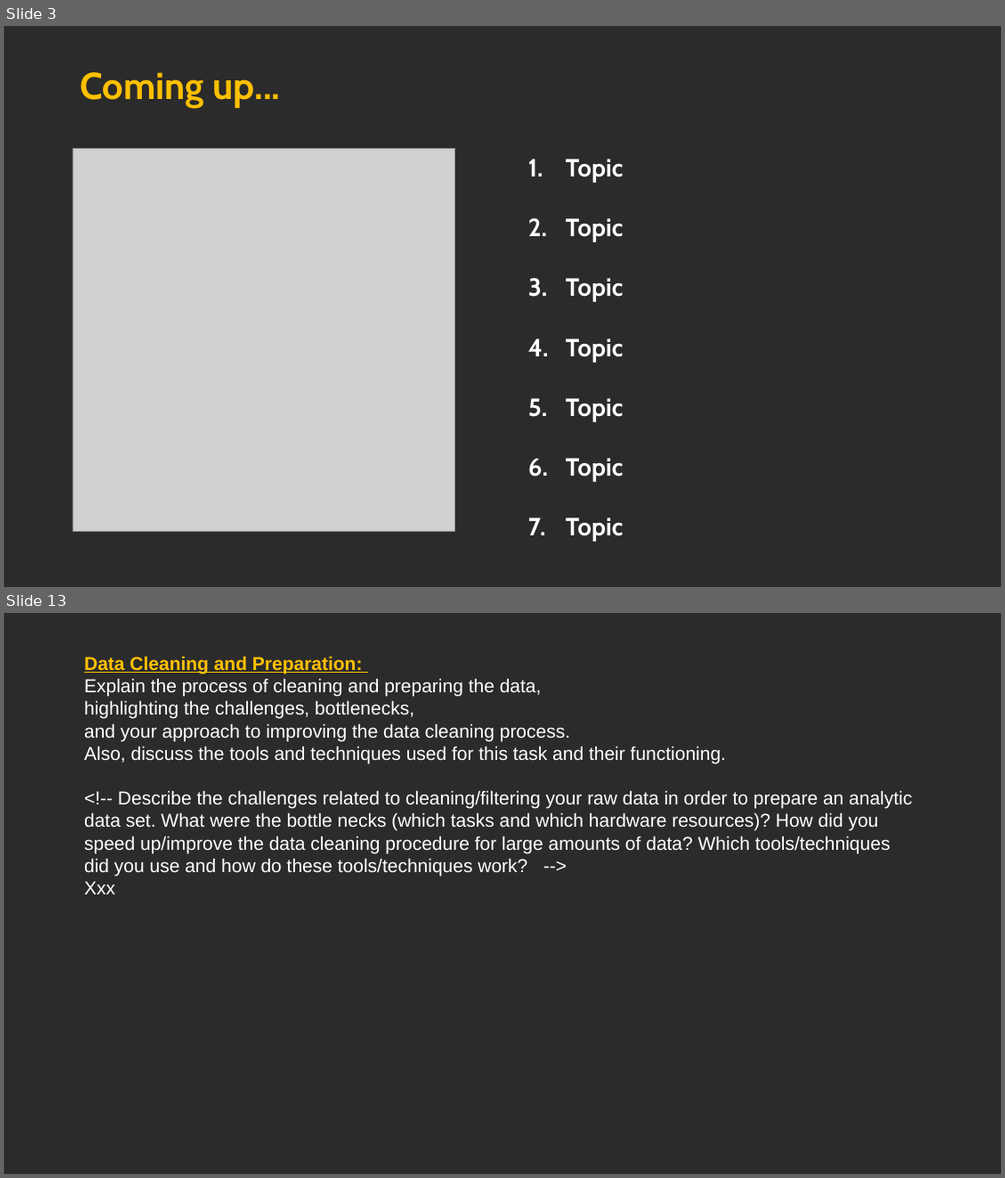
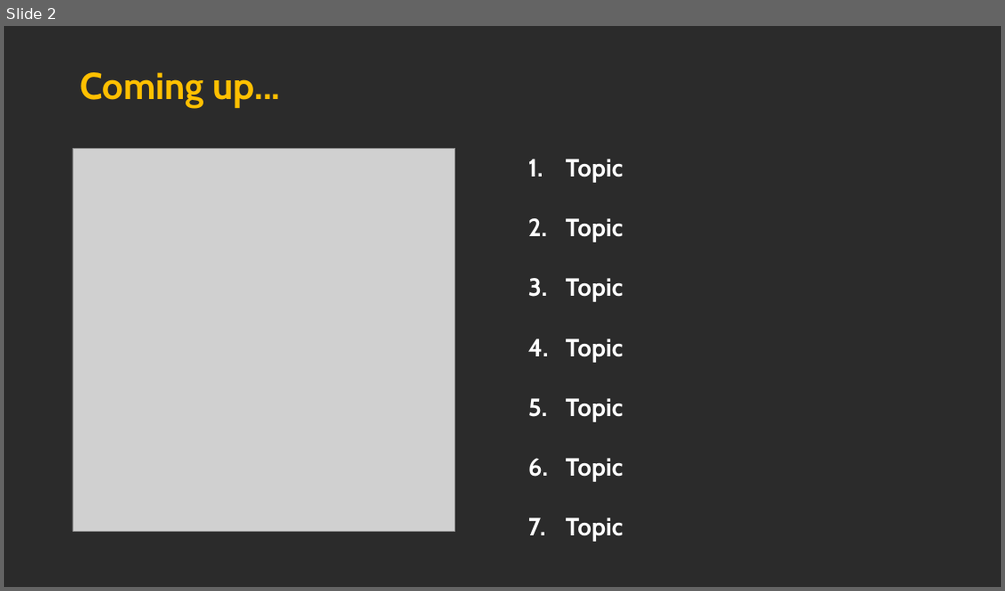
Before and after one commit to MarcoH97/Big-Data-project, a slide deck: 2023_05_24 - BDA - Big Data Big Dreams v0.pptx. Shown one above the other, each under a label of ours: slides 3 and 13 before the commit, slide 2 after it; the slides between them are not shown. The pictures are 1005x1178 and 1005x591 pixels, drawn with LibreOffice and Linux fonts; fonts in the diff are those of the drawing; grey boxes stand for pictures; background and template pictures are left out; a plain dark background stands for a picture behind light text. Boxes give left, top, right and bottom in pixels: in the first picture for what was removed or moved away, otherwise in the second. Text is boxed around its words. In the diff, an @@ line names an element or a change of style, - is before the commit and + after.

```diff
--- a/2023_05_24 - BDA - Big Data Big Dreams v0.pptx
+++ b/2023_05_24 - BDA - Big Data Big Dreams v0.pptx
@@ slide 13 removed at <box>4,613,1001,1174</box>, background picture (left out) @@
@@ text removed at <box>84,656,912,894</box> @@
-Data Cleaning and Preparation:
-Explain the process of cleaning and preparing the data,
-highlighting the challenges, bottlenecks,
-and your approach to improving the data cleaning process.
-Also, discuss the tools and techniques used for this task and their functioning.
-<!-- Describe the challenges related to cleaning/filtering your raw data in order to prepare an analytic data set. What were the bottle necks (which tasks and which hardware resources)? How did you speed up/improve the data cleaning procedure for large amounts of data? Which tools/techniques did you use and how do these tools/techniques work? -->
-Xxx
@@ what was slide 3 is now slide 2 @@
```
Also in this commit, not shown: 2 slides changed, 11 slides added, 5 other slides removed, 1 other file.
